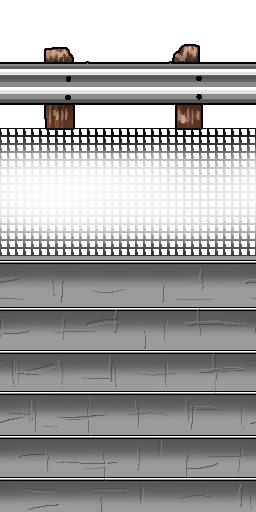
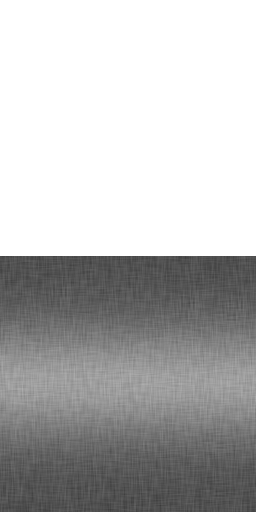
Layer changes from the first 256px x 512px image to the second:
removed group "Group 9" (3 layers) over [0, 64, 256, 384]
removed layer "Copy of Paint Layer 2" (was erase) from group "Group 9" over [0, 64, 256, 384]
hid "Paint Layer 8" (1st of 2, in "Group 6"), painted on it over [0, 270, 256, 512]
hid "Paint Layer 8" (2nd of 2, in "Group 6"), painted on it over [0, 192, 256, 512]
removed layer "Paint Layer 7" from group "Group 6" over [0, 44, 256, 512]
"Paint Layer 10": blend normal → subtract, moved it into group "Group 6", painted on it over [0, 44, 256, 512]
removed layer "Paint Layer 2" from group "Group 9" over [0, 64, 256, 384]
added layer "Paint Layer 9" (1st of 2, in "Group 6") (overlay, 10%) in group "Group 6" over [0, 127, 256, 512]
added layer "Paint Layer 9" (2nd of 2, in "Group 6") (luminosity, 10%) in group "Group 6" over [0, 44, 256, 512]
painted on "Paint Layer 1" over [0, 192, 256, 512]
removed group "Group 4" (3 layers) over [0, 44, 256, 512]
removed layer "Paint Layer 5" from group "Group 4" over [64, 64, 256, 128]
removed layer "Copy of Paint Layer 3" from group "Group 4" over [0, 44, 256, 512]
removed layer "Paint Layer 3" from group "Group 4" over [0, 44, 256, 320]
